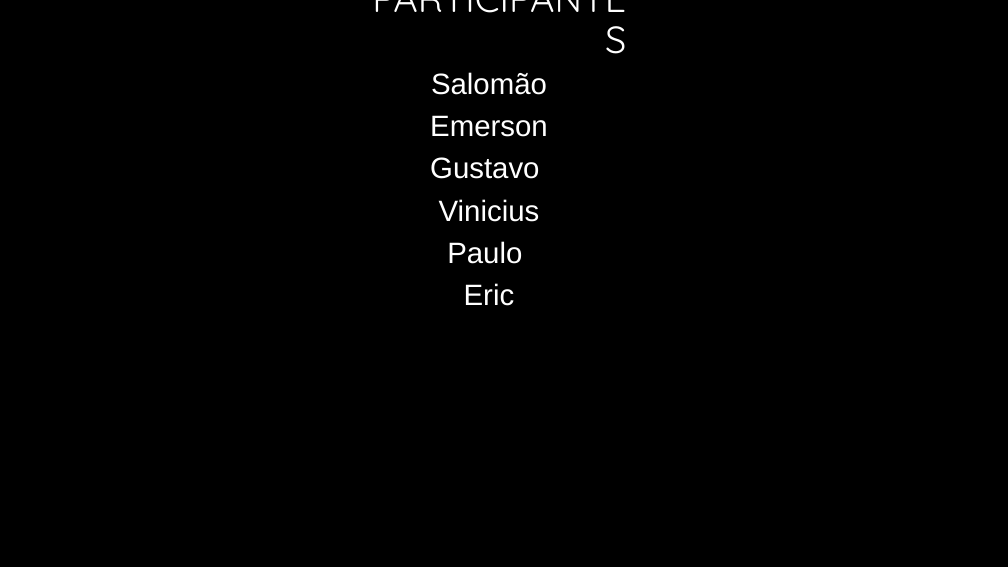
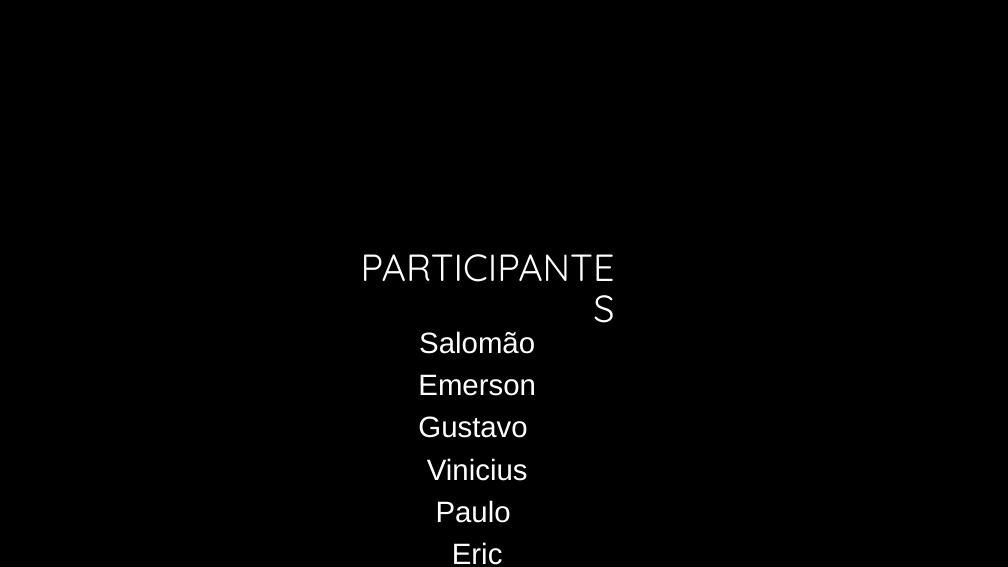
Before and after one commit to Phzin6666/Prog, a slide deck: slide 2 of ana klara/Trabalho de PV.pptx. Drawn at 1008x567 pixels with LibreOffice and Linux fonts; fonts in the diff are those of the drawing; background and template pictures are left out. Boxes give left, top, right and bottom in pixels: in the first picture for what was removed or moved away, otherwise in the second. Text is boxed around its words. In the diff, an @@ line names an element or a change of style, - is before the commit and + after.

```diff
--- a/ana klara/Trabalho de PV.pptx
+++ b/ana klara/Trabalho de PV.pptx
@@ title "PARTICIPANTES": place and size @@
-title "PARTICIPANTES" at (344,5,634,65)
+title "PARTICIPANTES" at (332,274,622,334)
@@ text "Salomão": place and size @@
-text "Salomão" at (430,72,548,306)
+text "Salomão" at (418,331,536,565)
```
Also in this commit, not shown: 1 slide added.
